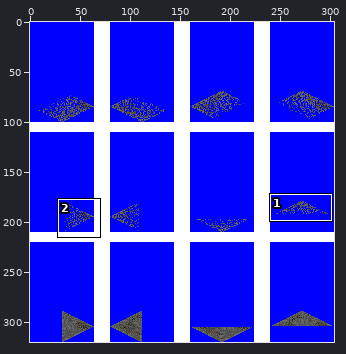
One commit to this sprite sheet: src (dirty)/gfx/ground_transition_type1.png. The picture above shows the old version from afar; the outline marks the close-up.
Close-up. Before:
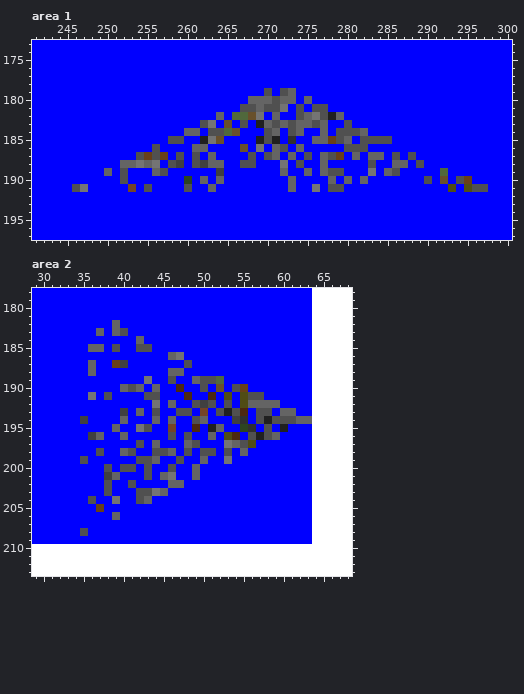
The file is 304x320 pixels. Shown: area 1: x 241..300, y 173..197; area 2: x 29..68, y 178..213. The commit also changed other parts of the picture, which this record leaves out.
The same view after the edit:
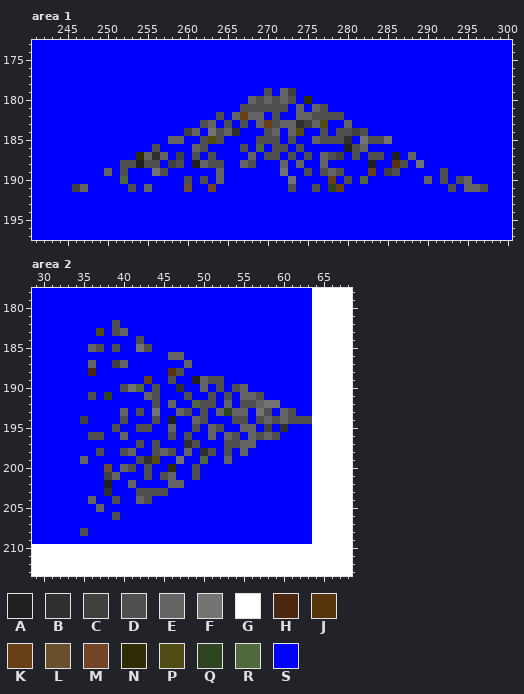
Palette (. is transparent): A #202020  B #303030  C #404040  D #505050  E #646464  F #747474  G #ffffff  H #4c2810  J #58340c  K #684018  L #68502c  M #744428  N #302c04  P #504c14  Q #2c4420  R #50683c  S #0000ff
Edits made:
Changed rows in their new state; - is an unchanged pixel.
Area 1:
first column x 246:
179 --------------------------EC-----------------------
180 -----------------------D---D-N---------------------
181 -----------------------D--D-E-E--------------------
182 ------------------D-EKEE-D--E-D-DD-----------------
183 -----------------E-D---EK--EBCEP--E----------------
184 --------------C--F-EB------EP--D---CD--------------
185 ------------EE--DPD----D-D-D---DD-B-F--F-----------
186 ----------------D----D-R-D--D-----A-E--------------
187 --------NEBE-C---D----E--D-D-----C-D-DD-A-E--------
188 ------DDADD-CD-AEDD--E----E-E--------A--JD-F-------
189 ----------F-------E-------F--D-DE----K-C------D----
190 ------R-------D-D----------F----K-D-R-------E-D--E-
191 CE-----D-E----L--M---------D--D-QK-------------D-EE
Area 2:
first column x 35:
182 ----D------------------------
183 --P-DE-----------------------
184 -------D---------------------
185 --D----F---------------------
186 ------------E----------------
187 ----CE-------E---------------
188 -H---------JD----------------
189 --------K-----AE-D-----------
190 -----DFR-D--B--E-D--E--------
191 -D-Q----E----D--D-D-EE-------
192 ---------D----RD--E-DD-FF----
193 -----E-D-F--E--D-EQEE-F---D--
194 -----D---D-A--ED---DD--E-E-DD
195 ----D--D---E--D-ED--EE-C-B---
196 -DD---------------ED-EDED----
197 ---------D---B----DDEE-------
198 -----DE---ED-E-B-------------
199 E-------BP--F--R--E----------
200 ---L-E-----N--D--------------
201 ----------DE--D--------------
202 ---A--E----------------------
203 ---B-----DD------------------
204 -E--D--ED--------------------
205 --E--------------------------
206 ----D------------------------
